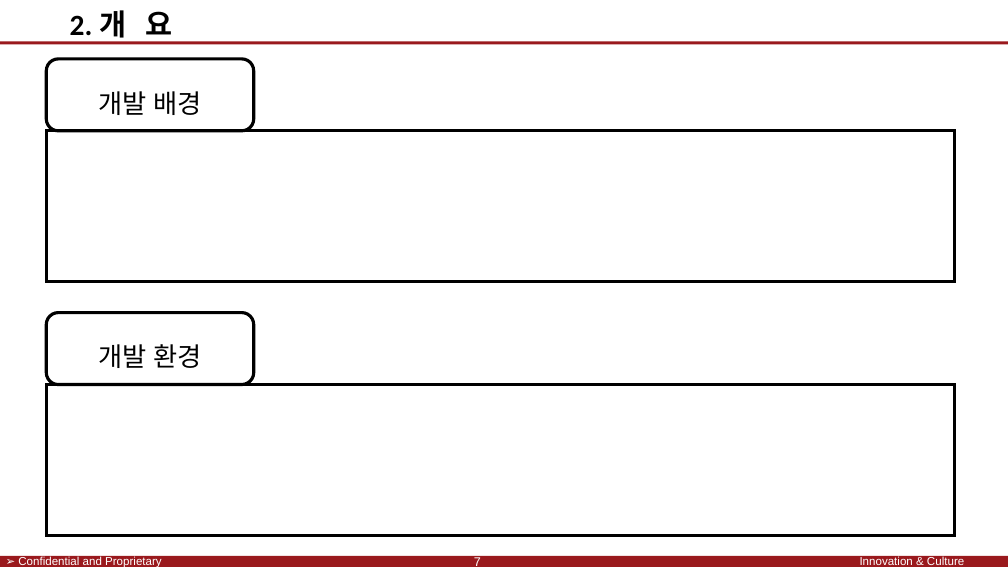
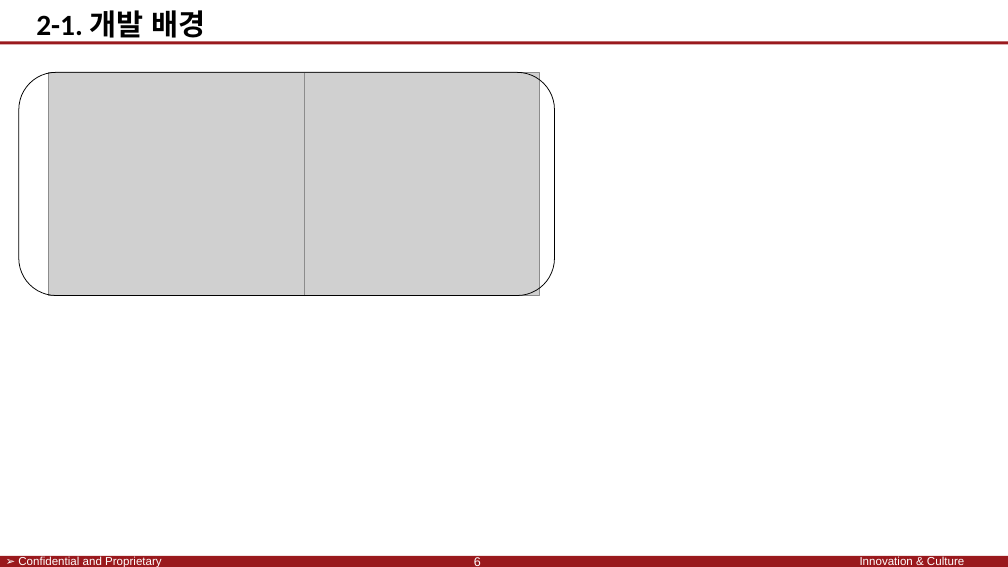
Before and after one commit to SaintSeong/JusungProject, a slide deck: slide 6 of A조 발표.pptx (slide 7 before the commit). Drawn at 1008x567 pixels with LibreOffice and Linux fonts; fonts in the diff are those of the drawing; grey boxes stand for pictures; background and template pictures are left out. Boxes give left, top, right and bottom in pixels: in the first picture for what was removed or moved away, otherwise in the second. Text is boxed around its words. In the diff, an @@ line names an element or a change of style, - is before the commit and + after.

```diff
--- a/A조 발표.pptx
+++ b/A조 발표.pptx
@@ text at bbox=[36, 10, 206, 43]: text changed @@
-2. 개 요
+2-1. 개발 배경
@@ rounded rectangle removed at bbox=[46, 59, 253, 131] @@
-개발 배경
@@ rounded rectangle added at bbox=[19, 73, 555, 296], outline #000000 0.75 pt @@
@@ picture added at bbox=[48, 73, 305, 296] @@
@@ picture added at bbox=[305, 73, 539, 296] @@
@@ rectangle removed at bbox=[46, 131, 954, 281] @@
@@ rounded rectangle removed at bbox=[46, 313, 253, 385] @@
-개발 환경
@@ rectangle removed at bbox=[46, 385, 954, 535] @@
@@ page number at bbox=[474, 557, 481, 566]: text changed @@
-7
+6
```
Also in this commit, not shown: 6 other slides changed, 5 slides added, 12 slides removed.
